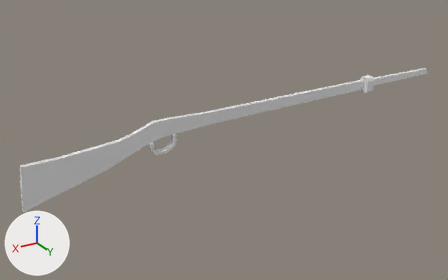
Before and after pictures for a commit that changed the Blender file Toys/10Min_mine/0201_SimpleMusket.blend.
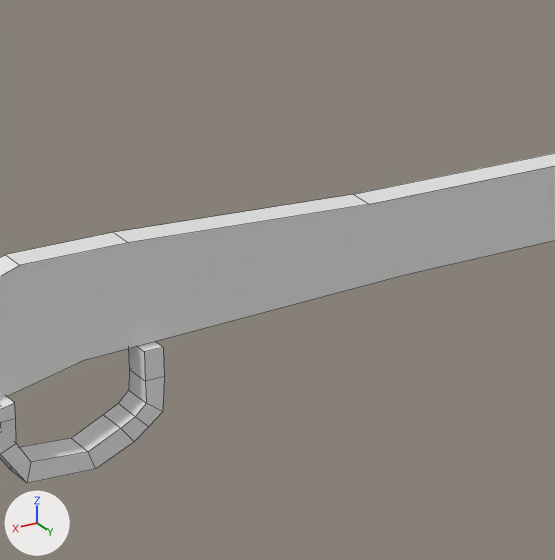
Old and new are each drawn whole from a 50 mm lens placed at (7.27, 9.73, 4.54), pointed at (1.3, -0.22, -0.43) and again close up on the part from 34% to 53% of the width and 29% to 60% of the height. The lights are fixed; the arrows at lower left show +X, +Y and +Z. The close-ups show mesh edges as thin lines.
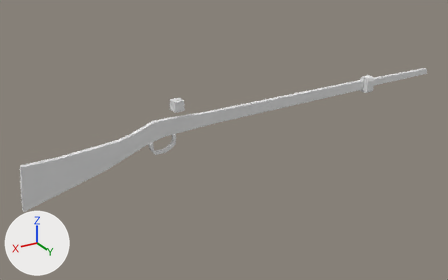
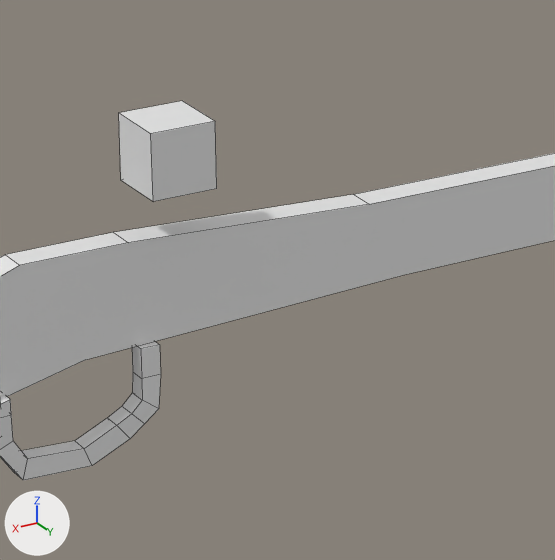
The change, as a list of edits to the scene's bpy script:
```text
Change me_plane_001:
    where me_plane_001.from_pydata(...)  # 40 vertices, 38 faces; spans x -0.58..10.04, y -1.24..1.24, z -6.31..0.0
    used by ob_plane_001; location = (2.533, 0.0, 0.036); delta_scale = (0.0512, 0.0512, 0.0512)
    me_plane_001 part 1: the whole mesh is scaled about its middle by (1, 0.563, 1)
Add me_cube_001:
    me_cube_001.from_pydata(...)  # a box spanning x -0.1..0.1, y -0.1..0.1, z -0.1..0.1
Add ob_cube_001:
    ob_cube_001 = bpy.data.objects.new('Cube.001', me_cube_001)
    ob_cube_001.location = (2.444, 0.0, 0.602)
```

Changed parts and their boxes [x1, y1, x2, y2] in the close-ups (555 x 560 px):
'Plane.001', mesh rescaled
    before: [0, 341, 164, 483]
    after: [0, 341, 161, 480]
'Cube.001', added
    after: [119, 101, 217, 201]
